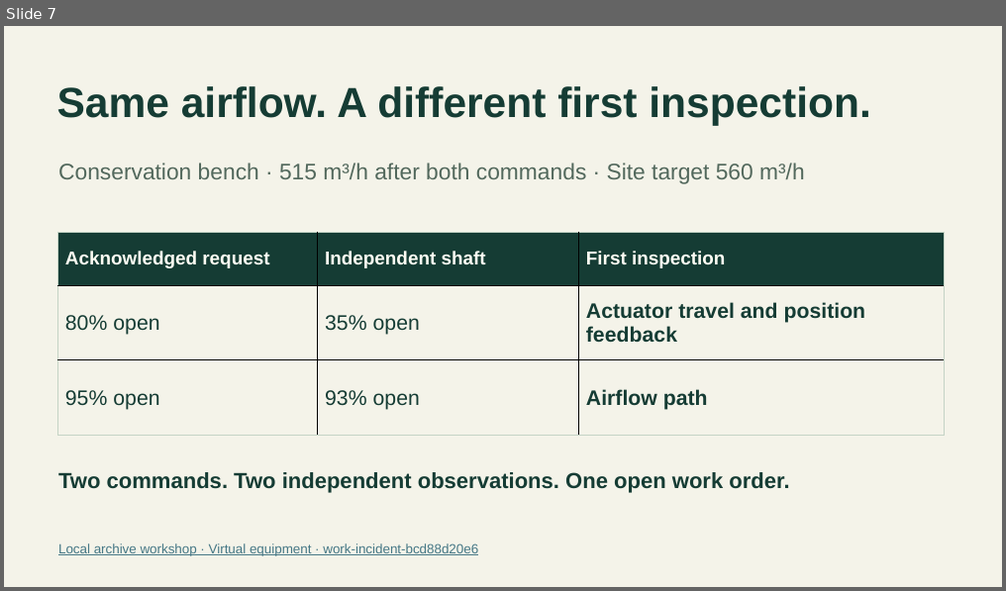
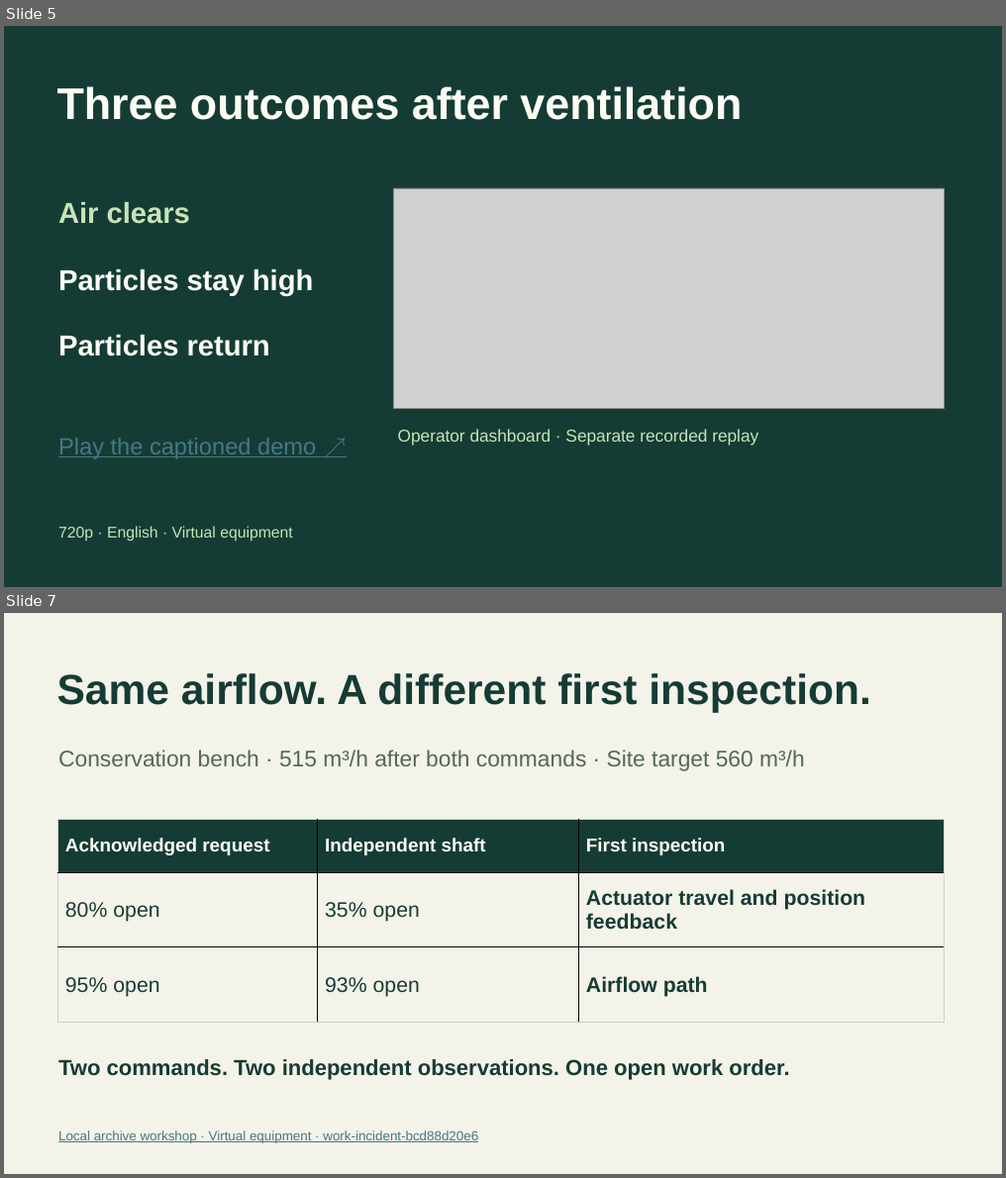
Before and after one commit to openSoom/openSoom, a slide deck: deliverables/presentation/openSoom-evaluation.pptx. Shown one above the other, each under a label of ours: slide 7 before the commit, slides 5 and 7 after it; the slides between them are not shown. The pictures are 1006x591 and 1006x1178 pixels, drawn with LibreOffice and Linux fonts; fonts in the diff are those of the drawing; grey boxes stand for pictures. Boxes give left, top, right and bottom in pixels: in the first picture for what was removed or moved away, otherwise in the second. Text is boxed around its words. In the diff, an @@ line names an element or a change of style, - is before the commit and + after.

Commit message:
Show how room air changed after ventilation, when targets were reached and how long readings held

```diff
--- a/deliverables/presentation/openSoom-evaluation.pptx
+++ b/deliverables/presentation/openSoom-evaluation.pptx
@@ slide 5 added at [4,26,1002,587], background #153C34 @@
@@ text added at [57,86,742,120], 42.8 pt, text #FCFCF3, bold @@
+Three outcomes after ventilation
@@ text added at [58,202,190,224], 27.8 pt, text #C7E3B8, bold @@
+Air clears
@@ picture added at [394,188,944,408] @@
@@ text added at [58,270,313,296], 27.8 pt, text #FCFCF3, bold @@
+Particles stay high
@@ text added at [58,335,270,357], 27.8 pt, text #FCFCF3, bold @@
+Particles return
@@ text added at [58,438,316,460], 22.5 pt, text #467886, underline @@
+Play the captioned demo ↗
@@ text added at [398,429,758,446], 16.5 pt, text #C7E3B8 @@
+Operator dashboard · Separate recorded replay
@@ text added at [58,526,292,542], 15 pt, text #C7E3B8 @@
+720p · English · Virtual equipment
```
Also in this commit, not shown: 5 slides changed, 1 other slide added, 2 slides removed, 39 other files.
